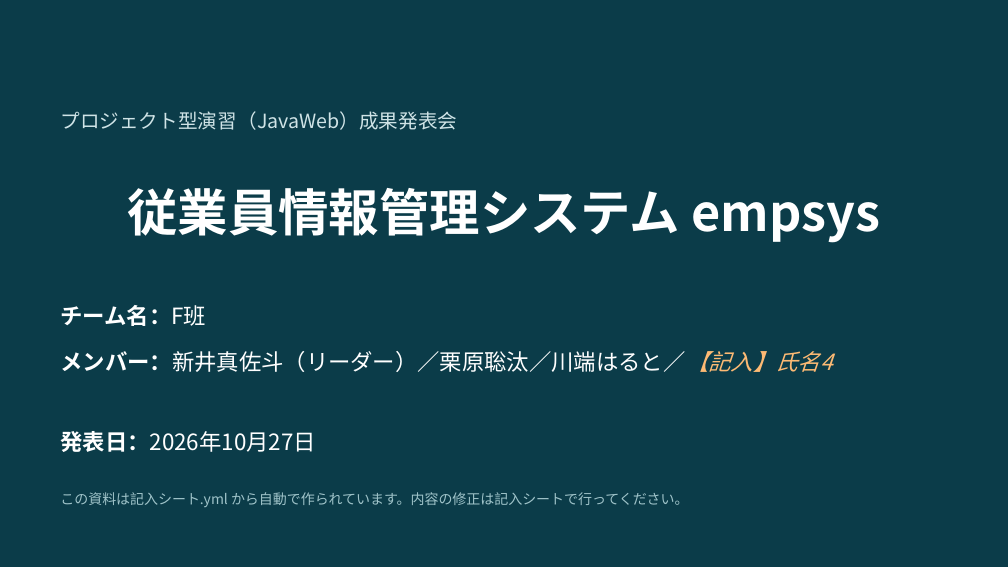
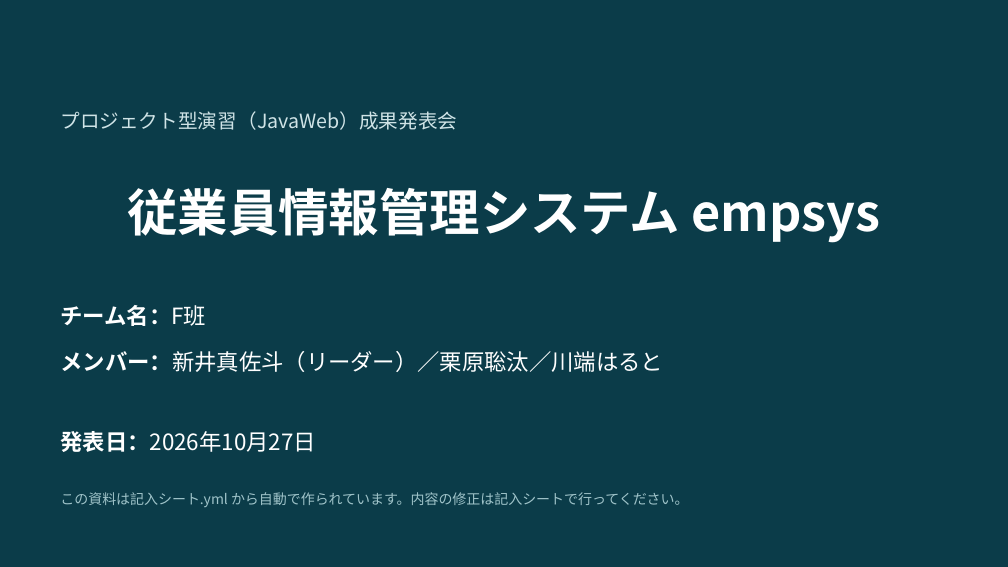
Before and after one commit to amasato1221/web_-application, a slide deck: slide 1 of 成果発表会資料_テンプレート.pptx. Drawn at 1008x567 pixels with LibreOffice and Linux fonts; fonts in the diff are those of the drawing. Boxes give left, top, right and bottom in pixels: in the first picture for what was removed or moved away, otherwise in the second. Text is boxed around its words. In the diff, an @@ line names an element or a change of style, - is before the commit and + after.

```diff
--- a/成果発表会資料_テンプレート.pptx
+++ b/成果発表会資料_テンプレート.pptx
@@ text at bbox=[60, 351, 663, 372]: text changed @@
-メンバー：新井真佐斗（リーダー）／栗原聡汰／川端はると／【記入】氏名4
+メンバー：新井真佐斗（リーダー）／栗原聡汰／川端はると
```
Also in this commit, not shown: 13 other slides changed, 4 other files.
